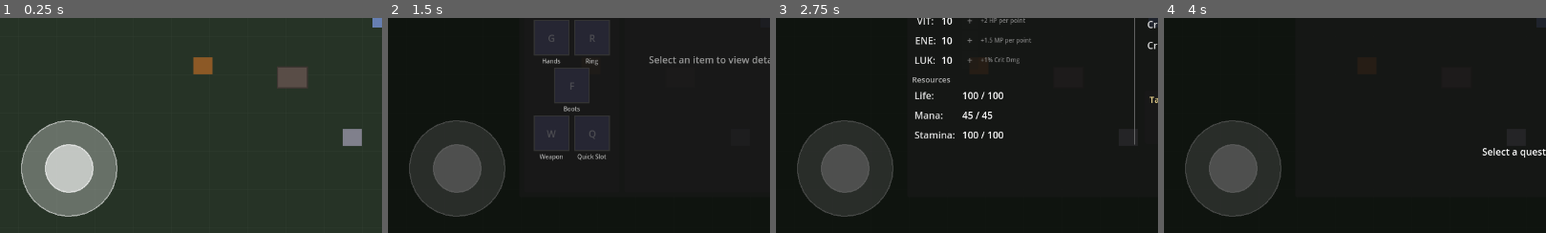
Above: before the commit, frames 1-4 (left to right).
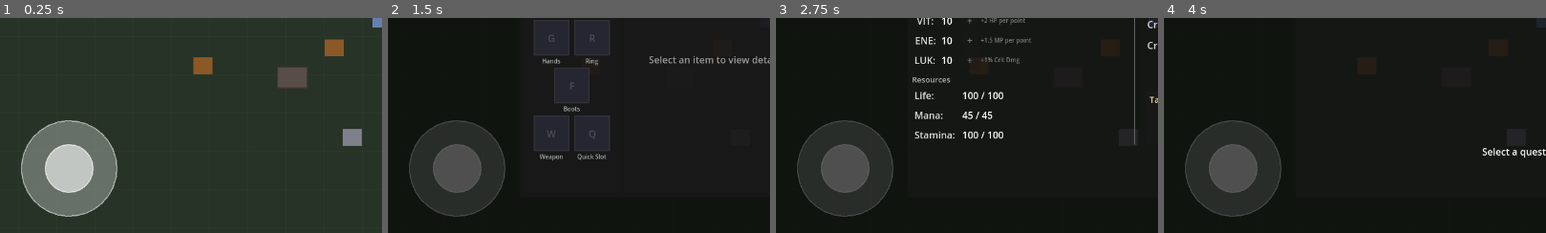
Above: after the commit, the same moments.

Repository: MatousHruska/MobileTestia
Game: Godot game, scene res://scenes/world/test_zone.tscn
The game is run twice, just before and just after one commit, with the same random seed, the same clock (stepped at 60 frames per second) and the same inputs.
Inputs:
- Up to frame 1 (0.25 s): no input
- Up to frame 2 (1.5 s): click "☰" at 0.5 s; click "Inventory" at 1.25 s
- Up to frame 3 (2.75 s): click "Stats" at 2 s
- Up to frame 4 (4 s): click "Skills" at 2.75 s; click "Quests" at 3.5 s
The pictures show only the part of the screen within x 0-50%, y 50-100%; the shares and areas given below are measured in that part.

The runs differ from the first frame. In frame 1, 0.4% of the frame differs, in the area x 85-90%, y 9-18%; in frame 2, less than 0.1%; in frame 3, less than 0.1%; in frame 4, less than 0.1%.

Commit message:
Add chest spawn points to all zones with respawn config
- Add respawn_time_seconds and can_respawn exports to ChestSpawnPoint
- Add 3 chest spawns to zone_forest (level 2 zone)
- Add 3 chest spawns to zone_crypt (level 3 zone, better tier odds)
- Add starter chest near spawn in test_hub (100% wooden, 60s respawn)
- Higher level zones have better golden chest chances

Diff:
--- a/scenes/world/test_zone.tscn
+++ b/scenes/world/test_zone.tscn
@@ -168,6 +168,19 @@
 
 [node name="ChestSpawns" type="Node2D" parent="."]
 
+[node name="StarterChest" type="Marker2D" parent="ChestSpawns"]
+position = Vector2(-80, 50)
+script = ExtResource("11_chest_spawn")
+spawn_id = "starter_chest"
+spawn_chance = 1.0
+wooden_weight = 100
+iron_weight = 0
+golden_weight = 0
+allow_iron = false
+allow_golden = false
+respawn_time_seconds = 60.0
+marker_color = Color(0.55, 0.35, 0.15, 0.9)
+
 [node name="ChestSpawn1" type="Marker2D" parent="ChestSpawns"]
 position = Vector2(-300, 80)
 script = ExtResource("11_chest_spawn")
--- a/scenes/world/zone_crypt.tscn
+++ b/scenes/world/zone_crypt.tscn
@@ -6,6 +6,7 @@
 [ext_resource type="Script" path="res://scripts/world/zone_base.gd" id="4_zone"]
 [ext_resource type="PackedScene" path="res://scenes/ui/menu/character_menu.tscn" id="5_menu"]
 [ext_resource type="Script" path="res://scripts/world/zone_transition.gd" id="6_transition"]
+[ext_resource type="Script" path="res://scripts/interactable/chest_spawn_point.gd" id="7_chest_spawn"]
 
 [sub_resource type="RectangleShape2D" id="RectangleShape2D_trans"]
 size = Vector2(80, 40)
@@ -62,6 +63,37 @@
 
 [node name="Enemies" type="Node2D" parent="."]
 
+[node name="ChestSpawns" type="Node2D" parent="."]
+
+[node name="CryptChest1" type="Marker2D" parent="ChestSpawns"]
+position = Vector2(220, 80)
+script = ExtResource("7_chest_spawn")
+spawn_id = "crypt_chest_1"
+spawn_chance = 0.7
+wooden_weight = 30
+iron_weight = 50
+golden_weight = 20
+
+[node name="CryptChest2" type="Marker2D" parent="ChestSpawns"]
+position = Vector2(-350, -50)
+script = ExtResource("7_chest_spawn")
+spawn_id = "crypt_chest_2"
+spawn_chance = 0.5
+wooden_weight = 20
+iron_weight = 50
+golden_weight = 30
+allow_wooden = false
+
+[node name="CryptChest3" type="Marker2D" parent="ChestSpawns"]
+position = Vector2(50, 150)
+script = ExtResource("7_chest_spawn")
+spawn_id = "crypt_chest_3"
+spawn_chance = 0.3
+wooden_weight = 0
+iron_weight = 40
+golden_weight = 60
+allow_wooden = false
+
 [node name="TransitionToTest" type="Area2D" parent="."]
 position = Vector2(0, -280)
 script = ExtResource("6_transition")
--- a/scenes/world/zone_forest.tscn
+++ b/scenes/world/zone_forest.tscn
@@ -6,6 +6,7 @@
 [ext_resource type="Script" path="res://scripts/world/zone_base.gd" id="4_zone"]
 [ext_resource type="PackedScene" path="res://scenes/ui/menu/character_menu.tscn" id="5_menu"]
 [ext_resource type="Script" path="res://scripts/world/zone_transition.gd" id="6_transition"]
+[ext_resource type="Script" path="res://scripts/interactable/chest_spawn_point.gd" id="7_chest_spawn"]
 
 [sub_resource type="RectangleShape2D" id="RectangleShape2D_trans"]
 size = Vector2(80, 40)
@@ -55,6 +56,36 @@
 
 [node name="Enemies" type="Node2D" parent="."]
 
+[node name="ChestSpawns" type="Node2D" parent="."]
+
+[node name="ForestChest1" type="Marker2D" parent="ChestSpawns"]
+position = Vector2(250, 50)
+script = ExtResource("7_chest_spawn")
+spawn_id = "forest_chest_1"
+spawn_chance = 0.8
+wooden_weight = 50
+iron_weight = 40
+golden_weight = 10
+
+[node name="ForestChest2" type="Marker2D" parent="ChestSpawns"]
+position = Vector2(-400, 120)
+script = ExtResource("7_chest_spawn")
+spawn_id = "forest_chest_2"
+spawn_chance = 0.6
+wooden_weight = 40
+iron_weight = 45
+golden_weight = 15
+
+[node name="ForestChest3" type="Marker2D" parent="ChestSpawns"]
+position = Vector2(150, -150)
+script = ExtResource("7_chest_spawn")
+spawn_id = "forest_chest_3"
+spawn_chance = 0.4
+wooden_weight = 30
+iron_weight = 45
+golden_weight = 25
+allow_wooden = false
+
 [node name="TransitionToTest" type="Area2D" parent="."]
 position = Vector2(0, -280)
 script = ExtResource("6_transition")
--- a/scripts/interactable/chest_spawn_point.gd
+++ b/scripts/interactable/chest_spawn_point.gd
@@ -27,6 +27,11 @@
 @export var loot_table_id: String = ""  ## Optional specific loot table
 @export var min_items: int = 0
 @export var max_items: int = 2
+
+## Respawn settings
+@export_group("Respawn")
+@export var respawn_time_seconds: float = 300.0  ## 5 minutes default
+@export var can_respawn: bool = true
 
 ## Editor visual
 @export_group("Editor")
@@ -75,6 +80,10 @@
 		spawned_chest.loot_table_id = loot_table_id
 	spawned_chest.min_items = min_items
 	spawned_chest.max_items = max_items
+
+	# Apply respawn settings
+	spawned_chest.can_respawn = can_respawn
+	spawned_chest.respawn_time_seconds = respawn_time_seconds
 
 	# Add to scene
 	get_parent().add_child(spawned_chest)
Not shown: 1 places in scenes/world/zone_crypt.tscn that only renumber resources
Not shown: 1 places in scenes/world/zone_forest.tscn that only renumber resources
